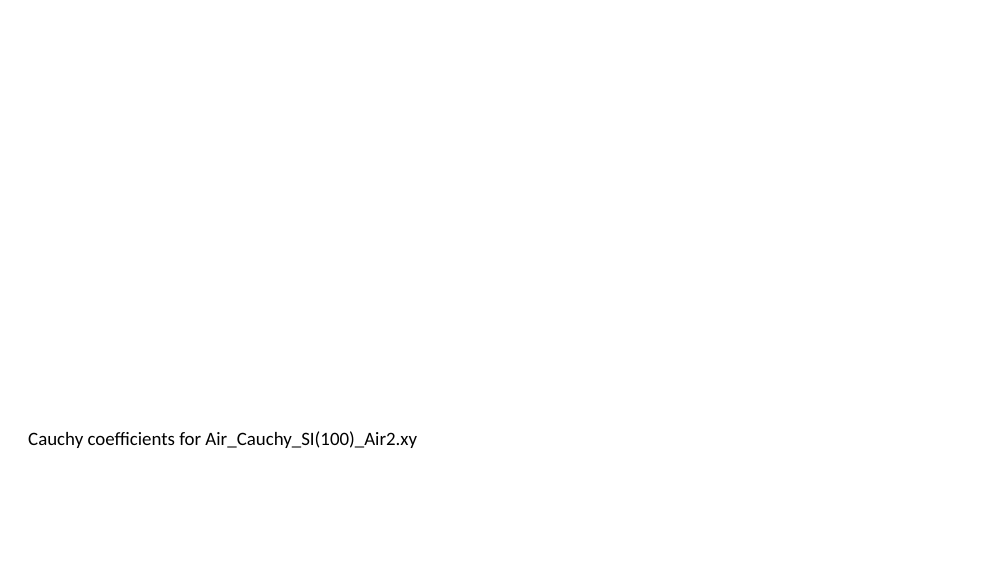
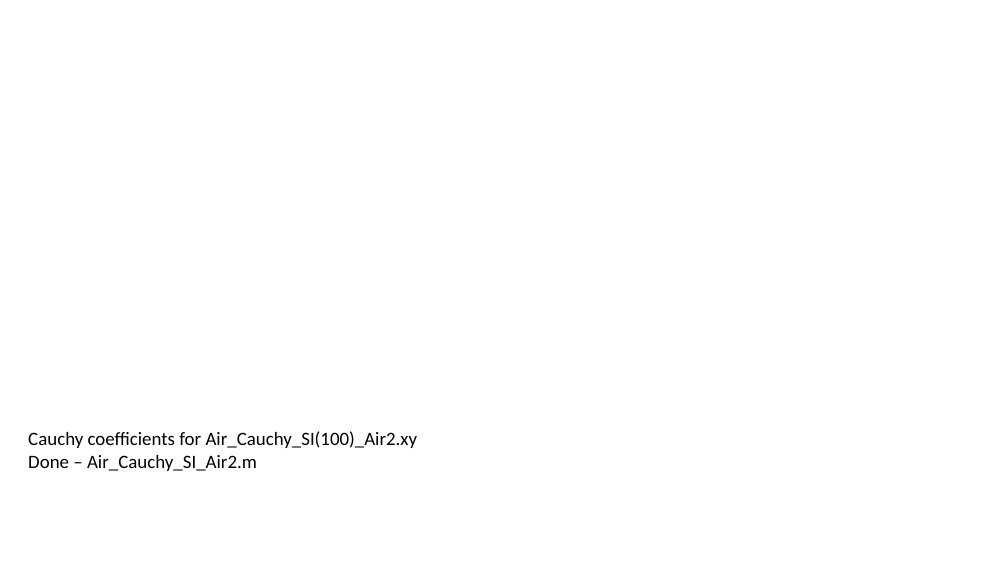
Before and after one commit to Cosinus0/MasterThesis, a slide deck: slide 6 of Thesis/matlab_code/Simulation_files_and_curves.pptx. Drawn at 1008x567 pixels with LibreOffice and Linux fonts; fonts in the diff are those of the drawing; background and template pictures are left out. Boxes give left, top, right and bottom in pixels: in the first picture for what was removed or moved away, otherwise in the second. Text is boxed around its words. In the diff, an @@ line names an element or a change of style, - is before the commit and + after.

```diff
--- a/Thesis/matlab_code/Simulation_files_and_curves.pptx
+++ b/Thesis/matlab_code/Simulation_files_and_curves.pptx
@@ text at bbox=[28, 455, 257, 471]: paragraph added @@
+Done – Air_Cauchy_SI_Air2.m
```
Also in this commit, not shown: 2 other slides changed, 1 slide added, 6 other files.
